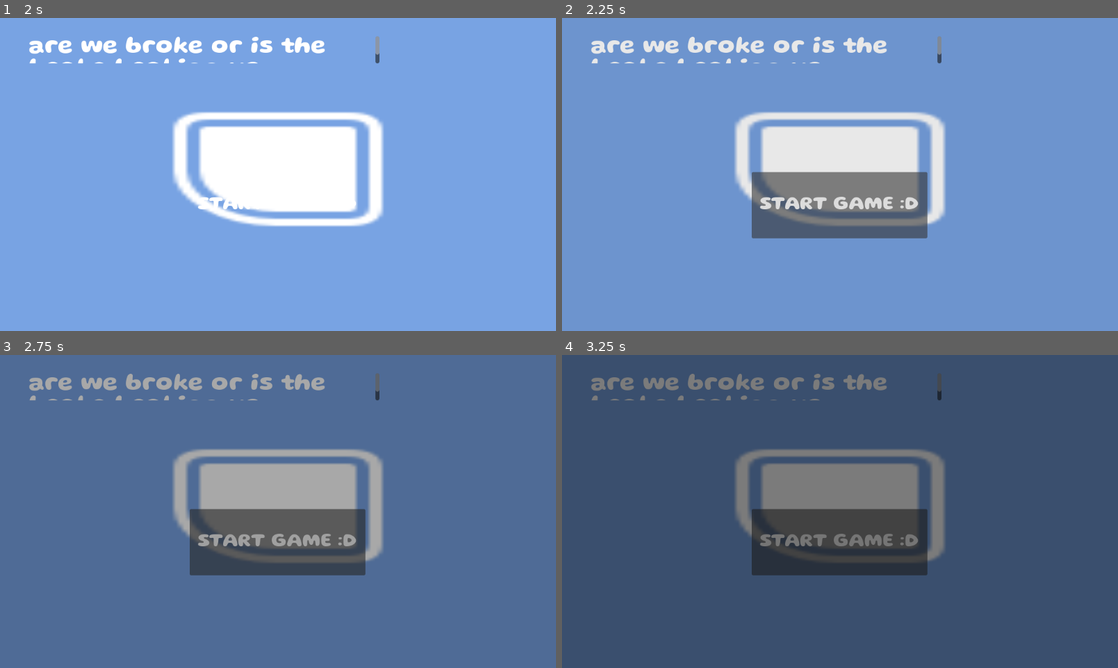
Above: before the commit, frames 1-4 (two rows, left to right).
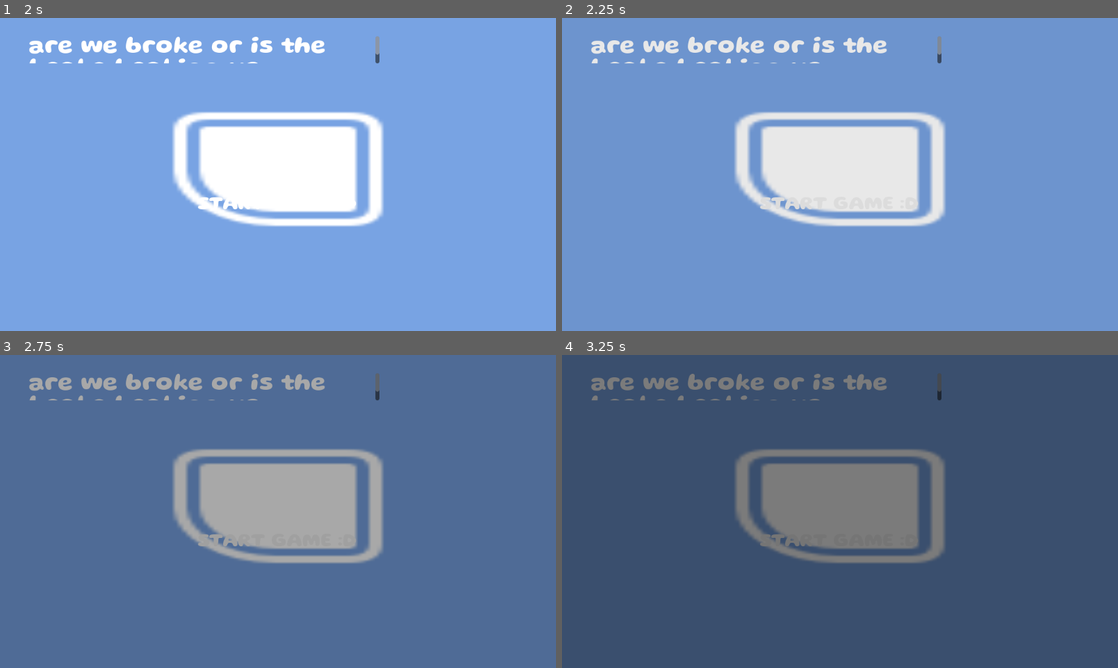
Above: after the commit, the same moments.

Repository: sophieTheProgrammer/microjam-island-61
Game: Godot game, scene res://scenes/start.tscn
Two runs of this game, one before a commit and one after it. Both use one fixed random seed, a clock stepped at 60 frames per second and the inputs below. This scene is started directly instead of the project's main scene. Sound files missing from this copy of the repository are replaced by a short silence.
Inputs (mouse positions are in pixels of both pictures, inside the frame that each line leads up to):
- Up to frame 1 (2 s): click "tutorial" at 0.5 s; tap Enter (ui_accept) at 1.25, 1.52 s; move the mouse to (400, 158) at 1.27 s; click (400, 158) at 1.35 s
- Up to frame 2 (2.25 s): click "START GAME :D" at 2 s
- Up to frame 3 (2.75 s): no input
- Up to frame 4 (3.25 s): click "START GAME :D" at 2.75 s

Frame 1 is identical in both runs. In frame 2, 6.2% of the frame differs, in the area x 34-66%, y 49-71%; in frame 3, 6.2%; in frame 4, 6.2%.

Commit message:
satifying non aneruysm inducing buttons

Diff:
--- /dev/null
+++ b/defaultbox.tres
@@ -0,0 +1,13 @@
+[gd_resource type="StyleBoxFlat" format=3 uid="uid://c4kuvek6taibm"]
+
+[resource]
+content_margin_left = 4.0
+content_margin_top = 4.0
+content_margin_right = 4.0
+content_margin_bottom = 4.0
+bg_color = Color(0.20784314, 0.20784314, 0.20784314, 0)
+corner_radius_top_left = 3
+corner_radius_top_right = 3
+corner_radius_bottom_right = 3
+corner_radius_bottom_left = 3
+corner_detail = 5
--- a/other/default.tres
+++ b/other/default.tres
@@ -1,13 +1,17 @@
 [gd_resource type="Theme" format=3 uid="uid://dn4leoiqtpx61"]
 
+[ext_resource type="StyleBox" uid="uid://c4kuvek6taibm" path="res://defaultbox.tres" id="1_l4auq"]
 [ext_resource type="FontFile" uid="uid://bqh65u8g6poed" path="res://other/OurAwesomeGlutenFont.ttf" id="1_w2jdw"]
 
-[sub_resource type="StyleBoxFlat" id="StyleBoxFlat_w2jdw"]
+[sub_resource type="StyleBoxFlat" id="StyleBoxFlat_rdli0"]
 content_margin_left = 4.0
 content_margin_top = 4.0
 content_margin_right = 4.0
 content_margin_bottom = 4.0
 bg_color = Color(0.20784314, 0.20784314, 0.20784314, 0)
+border_width_top = 25
+border_width_bottom = 25
+border_color = Color(0.8, 0, 0.8, 0)
 corner_radius_top_left = 3
 corner_radius_top_right = 3
 corner_radius_bottom_right = 3
@@ -18,5 +22,8 @@
 default_font = ExtResource("1_w2jdw")
 Button/colors/font_color = Color(1, 1, 1, 1)
 Button/font_sizes/font_size = 40
-Button/styles/normal = SubResource("StyleBoxFlat_w2jdw")
+Button/styles/focus = ExtResource("1_l4auq")
+Button/styles/hover = ExtResource("1_l4auq")
+Button/styles/normal = ExtResource("1_l4auq")
+Button/styles/pressed = SubResource("StyleBoxFlat_rdli0")
 RichTextLabel/font_sizes/normal_font_size = 50
--- a/scripts/chunk.gd
+++ b/scripts/chunk.gd
@@ -4,9 +4,9 @@
 var SHARK = preload("res://scenes/shark.tscn")
 
 var LOG = preload("res://scenes/log.tscn")
-var sharks_to_spawn = randi() % 3 + 2
+var sharks_to_spawn = randi() % 2 + 1
 var whirlpools_to_spawn = 1
-var logs_to_spawn = randi() % 3
+var logs_to_spawn = randi() % 2
 var obstacle_spawn = [sharks_to_spawn, whirlpools_to_spawn, logs_to_spawn]
 func _ready() -> void:
 	spawn(obstacle_spawn[0], "shark")
--- a/scripts/settings.gd
+++ b/scripts/settings.gd
@@ -43,6 +43,7 @@
 
 
 func _on_shark_toggled(toggled_on: bool) -> void:
+	AudioPlayer.play_sfx(AudioPlayer.CLICK_002, 1)
 	print("toglging shark modee")
 	if toggled_on:
 		sharkbtn.text = "On"
--- a/scripts/start_screen.gd
+++ b/scripts/start_screen.gd
@@ -26,3 +26,4 @@
 
 func _button_down(_source: BaseButton) -> void:
 	AudioPlayer.play_sfx(AudioPlayer.CLICK_002, 1)
+	_source.position.y +=10
